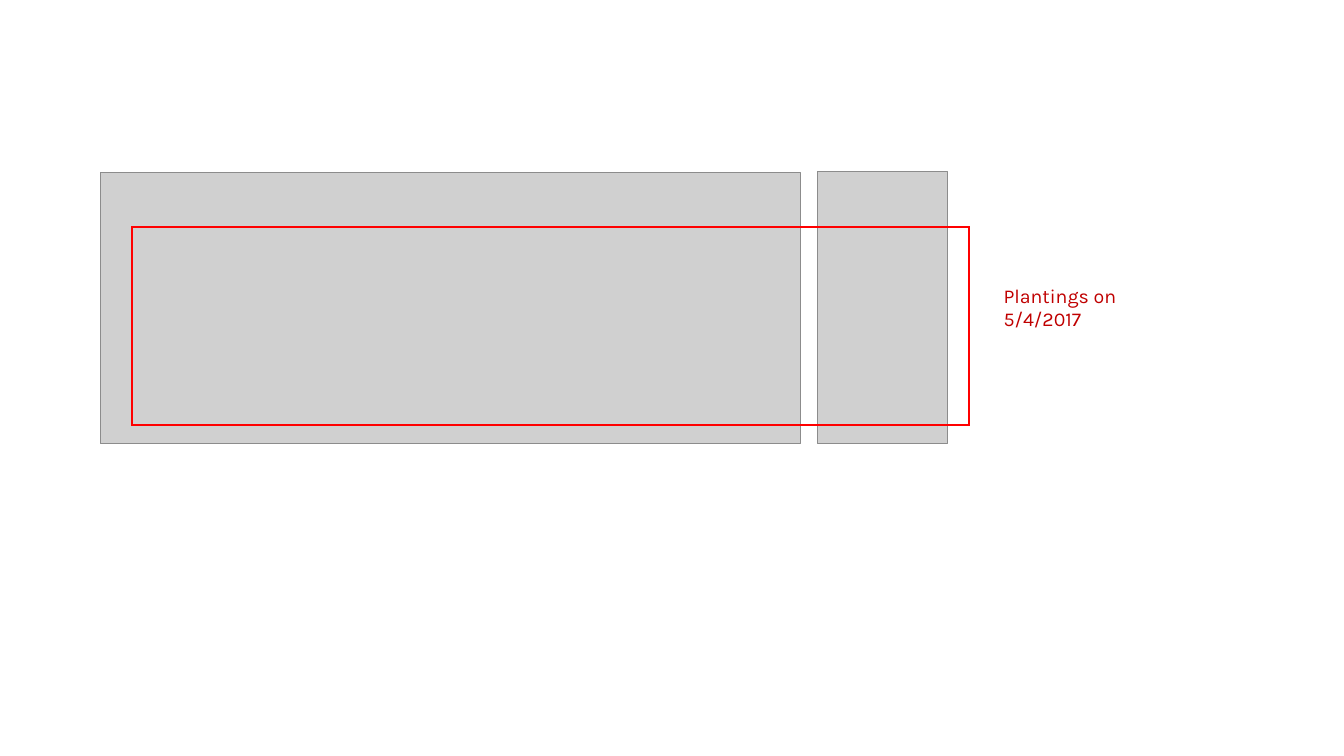
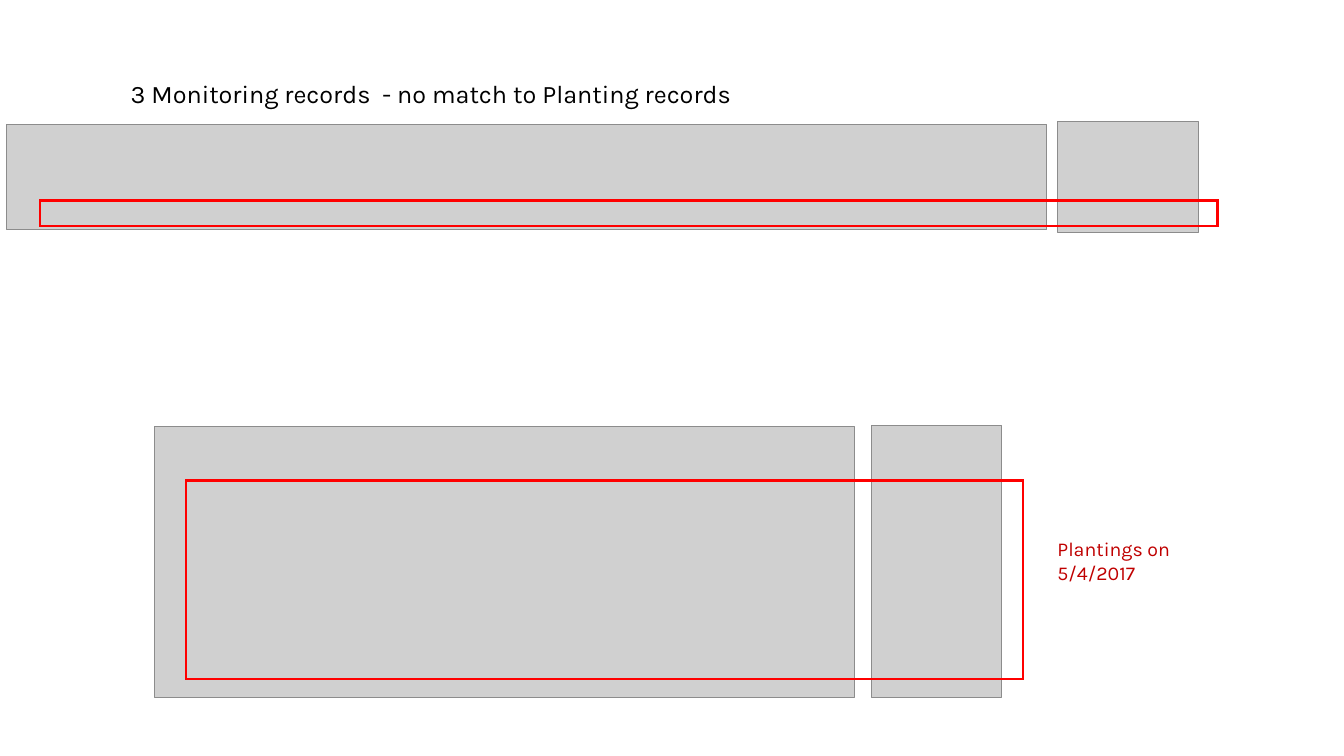
Before and after one commit to WA-Nearshore/seagrass-restoration-processing, a slide deck: slide 24 of docs/seagrass_restoration_storymap_notes.pptx (slide 23 before the commit). Drawn at 1344x756 pixels with LibreOffice and Linux fonts; fonts in the diff are those of the drawing; grey boxes stand for pictures. Boxes give left, top, right and bottom in pixels: in the first picture for what was removed or moved away, otherwise in the second. Text is boxed around its words. In the diff, an @@ line names an element or a change of style, - is before the commit and + after.

Commit message:
Verifying monitoring attributes.

```diff
--- a/docs/seagrass_restoration_storymap_notes.pptx
+++ b/docs/seagrass_restoration_storymap_notes.pptx
@@ text added at [131,85,731,110], 18 pt, text #000000 @@
+3 Monitoring records - no match to Planting records
@@ picture added at [6,124,1047,230] @@
@@ picture added at [1058,121,1198,232] @@
@@ rectangle added at [40,201,1218,227], outline #FF0000 1.5 pt @@
@@ 2 pictures, 1 text, 1 rectangle: place and size @@
-2 pictures, 1 text, 1 rectangle at [100,171,1117,444]
+2 pictures, 1 text, 1 rectangle at [154,425,1170,698]
```
Also in this commit, not shown: 2 other slides changed, 3 slides added, 2 slides removed, 8 other files.
